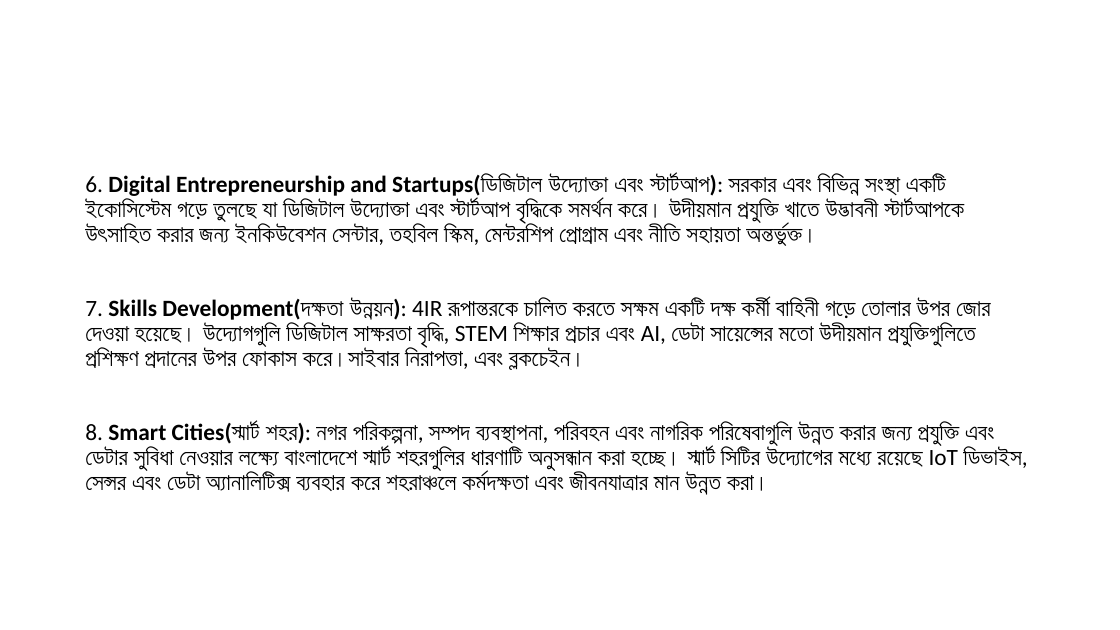
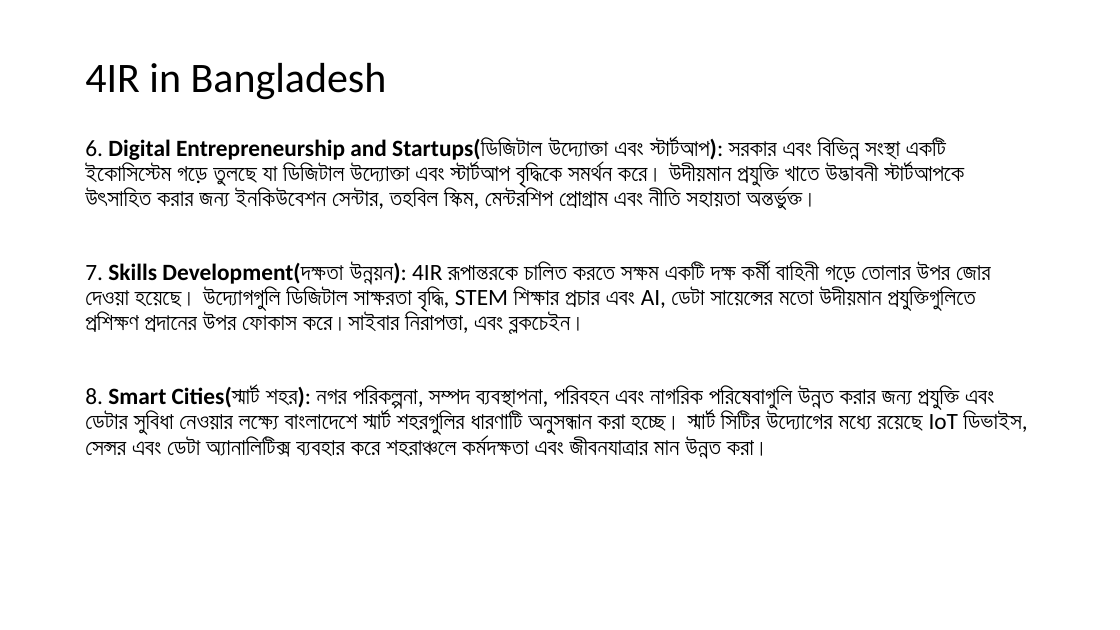
Before and after one commit to MoazzemhossainMoazz/HPP_files, a slide deck: slide 4 of 7 Fourth Industrial Revolution(4IR).pptx. Drawn at 1120x630 pixels with LibreOffice and Linux fonts; fonts in the diff are those of the drawing. Boxes give left, top, right and bottom in pixels: in the first picture for what was removed or moved away, otherwise in the second. Text is boxed around its words. In the diff, an @@ line names an element or a change of style, - is before the commit and + after.

```diff
--- a/7 Fourth Industrial Revolution(4IR).pptx
+++ b/7 Fourth Industrial Revolution(4IR).pptx
@@ title added at bbox=[85, 63, 387, 100], 36 pt, text #000000 @@
+4IR in Bangladesh
@@ text "6. Digital Entrepreneurship and Startups(ডিজিটাল ...": place and size @@
-text "6. Digital Entrepreneurship and Startups(ডিজিটাল ..." at bbox=[85, 173, 1027, 495]
+text "6. Digital Entrepreneurship and Startups(ডিজিটাল ..." at bbox=[85, 137, 1027, 459]
```
Also in this commit, not shown: 8 other slides changed, 2 slides added, 5 slides removed.
